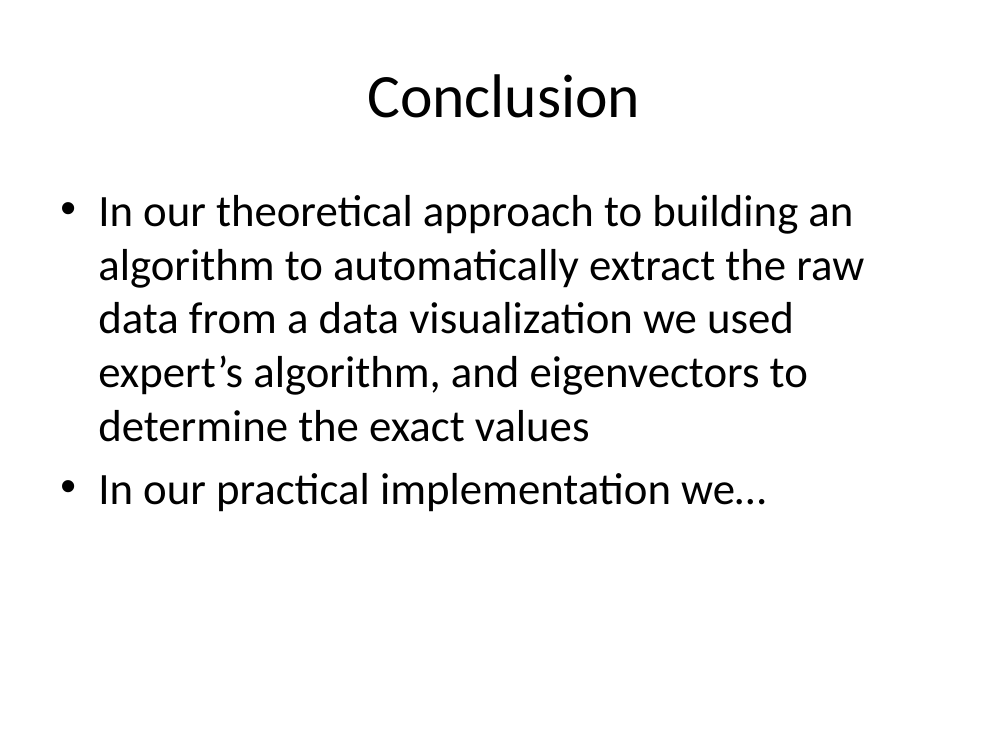
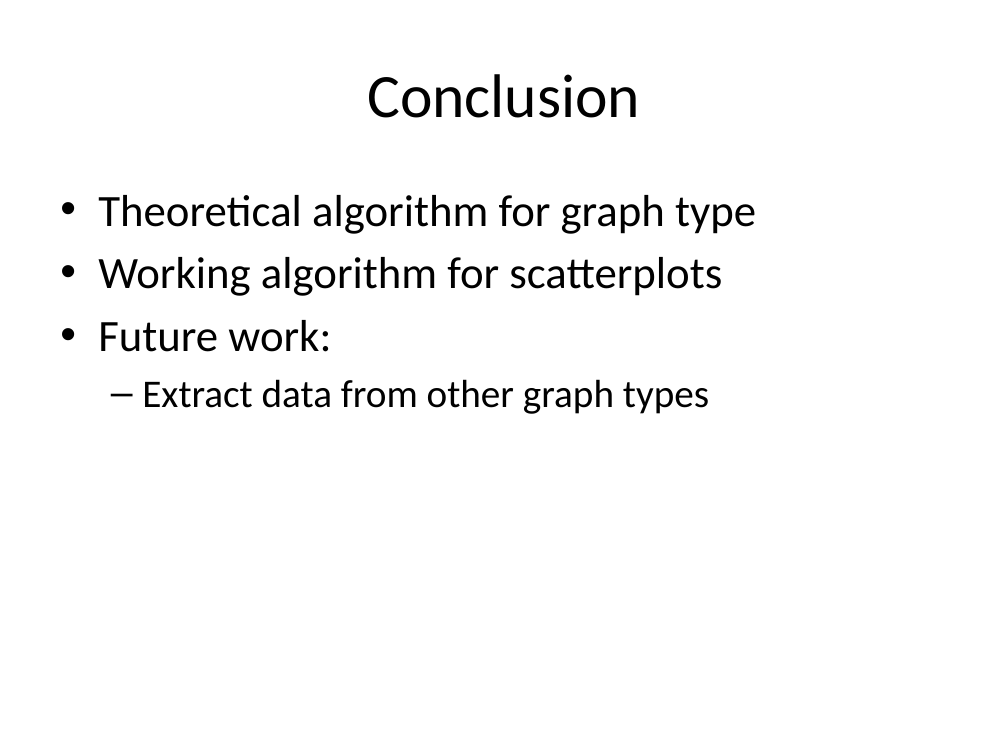
Before and after one commit to efriesen/CS270-Visualization, a slide deck: slide 7 of CS270-Presentation.pptx (slide 8 before the commit). Drawn at 1008x756 pixels with LibreOffice and Linux fonts; fonts in the diff are those of the drawing. Boxes give left, top, right and bottom in pixels: in the first picture for what was removed or moved away, otherwise in the second. Text is boxed around its words. In the diff, an @@ line names an element or a change of style, - is before the commit and + after.

```diff
--- a/CS270-Presentation.pptx
+++ b/CS270-Presentation.pptx
@@ text at (98,195,756,414): text changed @@
-• In our theoretical approach to building an algorithm to automatically extract the raw data from a data visualization we used expert’s algorithm, and eigenvectors to determine the exact values
-• In our practical implementation we…
+• Theoretical algorithm for graph type
+• Working algorithm for scatterplots
+• Future work:
+  – Extract data from other graph types
```
Also in this commit, not shown: 3 other slides changed, 1 slide removed.
